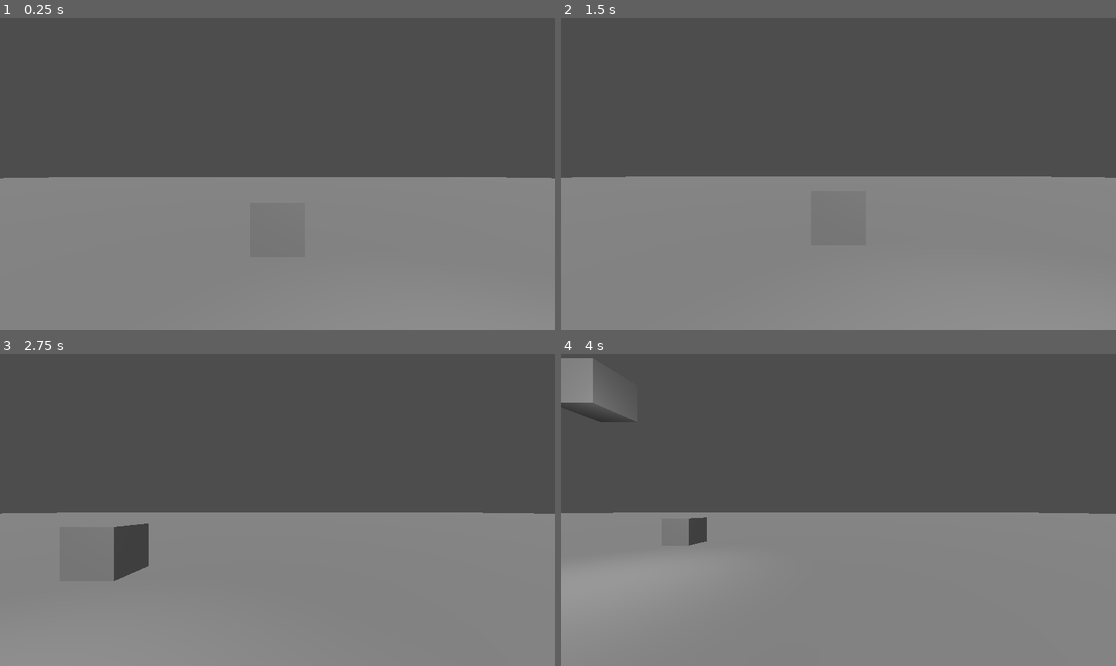
Above: before the commit, frames 1-4 (two rows, left to right).
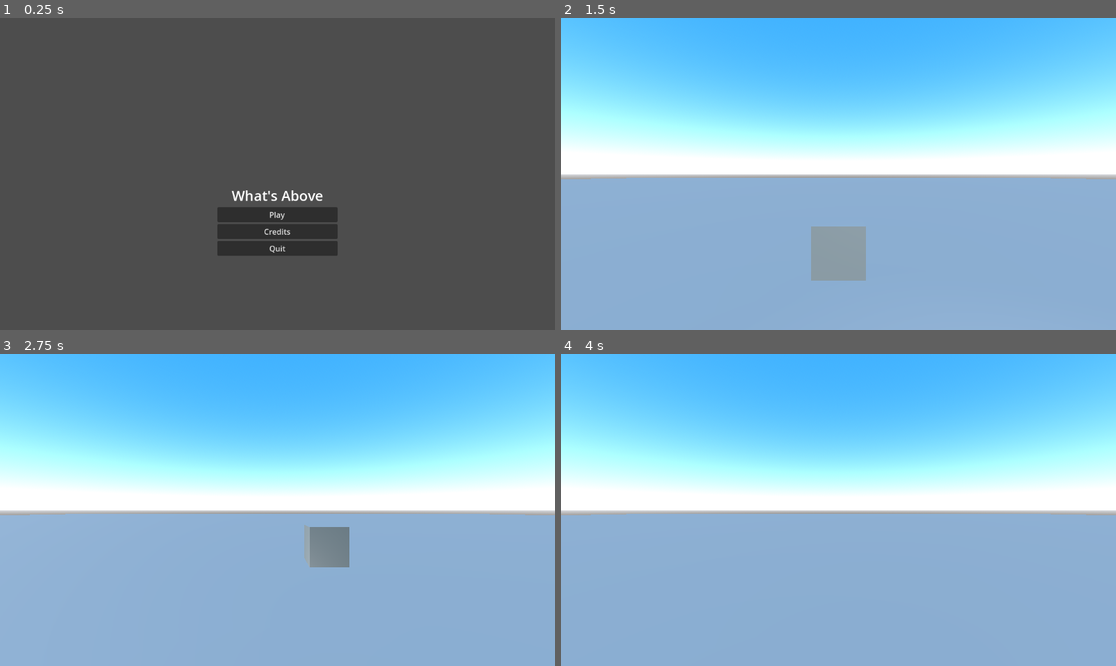
Above: after the commit, the same moments.

Repository: avndreas/March-of-the-Saints
Game: Godot game, scene res://globals/universe/universe.tscn
Same seed, same stepped clock (60 frames per second), same inputs: the game is played once before the commit and once after it. Before the commit the project starts from res://levels/test level.tscn.
Inputs (mouse positions are in pixels of both pictures, inside the frame that each line leads up to):
- Up to frame 1 (0.25 s): no input
- Up to frame 2 (1.5 s): click (838, 230) at 0.5 s, where only the run after the commit has a clickable "Credits"; click (838, 214) at 1.25 s, where only the run after the commit has a clickable "Play"
- Up to frame 3 (2.75 s): tap Enter (ui_accept) at 2 s; hold D (move_right) from 2.03 s (still down); hold J (look_left) from 2.03 s (still down); tap Space (jump, bound only after the commit) at 2.27, 2.57 s; tap L (look_right) at 2.3 s
- Up to frame 4 (4 s): release D (move_right) at 2.78 s; release J (look_left) at 2.78 s; hold S (move_backwards) 2.78-3.53 s; tap L (look_right) at 2.85 s; tap Space (jump, bound only after the commit) at 3.02, 3.32 s; tap Enter (ui_accept) at 3.05, 3.6 s; hold D (move_right) from 3.53 s (still down); hold Shift (sprint, bound only after the commit) from 3.53 s (still down)

The runs differ from the first frame. In frame 1, 49% of the frame differs, in the area x 0-100%, y 51-100%; in frame 2, 100%, in the area x 0-100%, y 0-100%; in frame 3, 99%; in frame 4, 100%.

Commit message:
Did a lot
don't worry about it

Diff:
--- /dev/null
+++ b/entities/block_spawner.gd
@@ -0,0 +1,33 @@
+extends Node3D
+
+@onready var block1 = preload("res://entities/blocks/block_1/block_1.tscn")
+@onready var block2 = preload("res://entities/blocks/block_2/block_2.tscn")
+@onready var armisael = preload("res://entities/blocks/armisael/armisael.tscn")
+@onready var player: CharacterBody3D = $"../Player"
+@onready var blocks = [block1, block2, armisael]
+
+const XMIN = -50.0
+const ZMIN = -50.0
+const XMAX = 50.0
+const ZMAX = 50.0
+
+# Called when the node enters the scene tree for the first time.
+func _ready() -> void:
+	pass # Replace with function body.
+
+
+# Called every frame. 'delta' is the elapsed time since the previous frame.
+func _process(delta: float) -> void:
+	pass
+
+
+func _on_timer_timeout() -> void:
+	var rng = RandomNumberGenerator.new()
+	var blockInstance = rng.randi_range(0, blocks.size() - 1)
+	var block = blocks[blockInstance].instantiate()
+	var playerPos = player.global_position
+
+	var randX = rng.randi_range(XMIN + playerPos.x, XMAX + playerPos.x)
+	var randZ = rng.randi_range(ZMIN + playerPos.z, ZMAX + playerPos.z)
+	block.translate(Vector3(randX, 0.0, randZ))
+	get_parent().get_node("BlockSpawnerLocation").add_child(block)
--- /dev/null
+++ b/entities/block_spawner.tscn
@@ -0,0 +1,14 @@
+[gd_scene load_steps=2 format=3 uid="uid://dgijb1dn5pnem"]
+
+[ext_resource type="Script" path="res://entities/block_spawner.gd" id="1_svw4u"]
+
+[node name="BlockSpawner" type="Node3D"]
+script = ExtResource("1_svw4u")
+
+[node name="Timer" type="Timer" parent="."]
+wait_time = 0.75
+autostart = true
+
+[node name="DisappearTimer" type="Timer" parent="."]
+
+[connection signal="timeout" from="Timer" to="." method="_on_timer_timeout"]
--- /dev/null
+++ b/entities/blocks/armisael/armisael.tscn
@@ -0,0 +1,58 @@
+[gd_scene load_steps=7 format=3 uid="uid://dx7j5xxufije7"]
+
+[ext_resource type="PackedScene" uid="uid://c7l4e6cbgx11x" path="res://entities/blocks/armisael/Armisael.glb" id="1_6limd"]
+[ext_resource type="Script" path="res://entities/blocks/block.gd" id="1_a13wd"]
+
+[sub_resource type="BoxShape3D" id="BoxShape3D_yrccn"]
+size = Vector3(16, 16, 64)
+
+[sub_resource type="BoxShape3D" id="BoxShape3D_gd8sm"]
+size = Vector3(16, 16, 64)
+
+[sub_resource type="BoxShape3D" id="BoxShape3D_ugs7m"]
+size = Vector3(16, 16, 16)
+
+[sub_resource type="BoxShape3D" id="BoxShape3D_gw7xs"]
+size = Vector3(32, 16, 16)
+
+[node name="Armisael" type="Node3D"]
+script = ExtResource("1_a13wd")
+
+[node name="RigidBody3D" type="RigidBody3D" parent="."]
+
+[node name="Armisael2" parent="RigidBody3D" instance=ExtResource("1_6limd")]
+transform = Transform3D(8, 0, 0, 0, 8, 0, 0, 0, 8, 0, 0, 0)
+
+[node name="CollisionShape3D" type="CollisionShape3D" parent="RigidBody3D"]
+transform = Transform3D(1, 0, 0, 0, 1, 0, 0, 0, 1, 0, 0, -24)
+shape = SubResource("BoxShape3D_yrccn")
+
+[node name="CollisionShape3D2" type="CollisionShape3D" parent="RigidBody3D"]
+transform = Transform3D(1, 0, 0, 0, 1, 0, 0, 0, 1, 48, 0, -24)
+shape = SubResource("BoxShape3D_gd8sm")
+
+[node name="CollisionShape3D3" type="CollisionShape3D" parent="RigidBody3D"]
+transform = Transform3D(1, 0, 0, 0, 1, 0, 0, 0, 1, 16, 0, 16)
+shape = SubResource("BoxShape3D_ugs7m")
+
+[node name="CollisionShape3D4" type="CollisionShape3D" parent="RigidBody3D"]
+transform = Transform3D(1, 0, 0, 0, 1, 0, 0, 0, 1, -16, 0, -32)
+shape = SubResource("BoxShape3D_ugs7m")
+
+[node name="CollisionShape3D5" type="CollisionShape3D" parent="RigidBody3D"]
+transform = Transform3D(1, 0, 0, 0, 1, 0, 0, 0, 1, 64, 0, -16)
+shape = SubResource("BoxShape3D_ugs7m")
+
+[node name="CollisionShape3D6" type="CollisionShape3D" parent="RigidBody3D"]
+transform = Transform3D(1, 0, 0, 0, 1, 0, 0, 0, 1, 32, 0, -64)
+shape = SubResource("BoxShape3D_ugs7m")
+
+[node name="CollisionShape3D7" type="CollisionShape3D" parent="RigidBody3D"]
+transform = Transform3D(1, 0, 0, 0, 1, 0, 0, 0, 1, 24, 0, 0)
+shape = SubResource("BoxShape3D_gw7xs")
+
+[node name="CollisionShape3D8" type="CollisionShape3D" parent="RigidBody3D"]
+transform = Transform3D(1, 0, 0, 0, 1, 0, 0, 0, 1, 24, 0, -48)
+shape = SubResource("BoxShape3D_gw7xs")
+
+[connection signal="body_shape_entered" from="RigidBody3D" to="." method="_on_rigid_body_3d_body_shape_entered"]
--- /dev/null
+++ b/entities/blocks/block.gd
@@ -0,0 +1,22 @@
+extends Node
+
+
+@onready var player: CharacterBody3D = $Player
+@onready var game_over = load("res://ui/main menu/GameOver.tscn")
+
+# Called when the node enters the scene tree for the first time.
+func _ready() -> void:
+	get_node("RigidBody3D").set_contact_monitor(true)
+	get_node("RigidBody3D").set_max_contacts_reported(10)
+
+# Called every frame. 'delta' is the elapsed time since the previous frame.
+func _process(delta: float) -> void:
+	pass
+
+
+func _on_rigid_body_3d_body_shape_entered(body_rid: RID, body: Node, body_shape_index: int, local_shape_index: int) -> void:
+	if body.name.match("Player"):
+		Universe.switch_scene(4)
+	else:
+		await get_tree().create_timer(2.5).timeout
+		queue_free()
--- /dev/null
+++ b/entities/blocks/block_1/block_1.tscn
@@ -0,0 +1,22 @@
+[gd_scene load_steps=4 format=3 uid="uid://cv47bs1n2q62s"]
+
+[ext_resource type="Script" path="res://entities/blocks/block.gd" id="1_xillw"]
+
+[sub_resource type="BoxShape3D" id="BoxShape3D_t7src"]
+size = Vector3(8, 8, 8)
+
+[sub_resource type="BoxMesh" id="BoxMesh_c6qu3"]
+size = Vector3(8, 8, 8)
+
+[node name="Block1" type="Node3D"]
+script = ExtResource("1_xillw")
+
+[node name="RigidBody3D" type="RigidBody3D" parent="."]
+
+[node name="CollisionShape3D" type="CollisionShape3D" parent="RigidBody3D"]
+shape = SubResource("BoxShape3D_t7src")
+
+[node name="MeshInstance3D" type="MeshInstance3D" parent="RigidBody3D"]
+mesh = SubResource("BoxMesh_c6qu3")
+
+[connection signal="body_shape_entered" from="RigidBody3D" to="." method="_on_rigid_body_3d_body_shape_entered"]
--- /dev/null
+++ b/entities/blocks/block_2/block_2.tscn
@@ -0,0 +1,22 @@
+[gd_scene load_steps=4 format=3 uid="uid://md6pb7dclgx2"]
+
+[ext_resource type="Script" path="res://entities/blocks/block.gd" id="1_1g0bc"]
+
+[sub_resource type="BoxShape3D" id="BoxShape3D_t7src"]
+size = Vector3(24, 8, 8)
+
+[sub_resource type="BoxMesh" id="BoxMesh_c6qu3"]
+size = Vector3(24, 8, 8)
+
+[node name="Block2" type="Node3D"]
+script = ExtResource("1_1g0bc")
+
+[node name="RigidBody3D" type="RigidBody3D" parent="."]
+
+[node name="CollisionShape3D" type="CollisionShape3D" parent="RigidBody3D"]
+shape = SubResource("BoxShape3D_t7src")
+
+[node name="MeshInstance3D" type="MeshInstance3D" parent="RigidBody3D"]
+mesh = SubResource("BoxMesh_c6qu3")
+
+[connection signal="body_shape_entered" from="RigidBody3D" to="." method="_on_rigid_body_3d_body_shape_entered"]
--- a/entities/character_body_3d.gd
+++ b/entities/character_body_3d.gd
@@ -2,28 +2,36 @@
 
 @onready var player: Node3D = $".."
 
-const SPEED = 5.0
-const JUMP_VELOCITY = 4.5
+const SPEED = 8.0
+const SPRINT = 16.0
+const JUMP_VELOCITY = 9
 
 
 func _physics_process(delta: float) -> void:
+	var speed = SPEED
 	# Add the gravity.
 	if not is_on_floor():
 		velocity += get_gravity() * delta
 
 	## Handle jump.
-	#if Input.is_action_just_pressed("ui_accept") and is_on_floor():
-		#velocity.y = JUMP_VELOCITY
+	if Input.is_action_just_pressed("jump") and is_on_floor():
+		velocity.y = JUMP_VELOCITY
+
+	if Input.is_action_pressed("sprint"):
+		speed = SPRINT
+
+	if Input.is_action_just_released("sprint"):
+		speed = SPEED
 
 	# Get the input direction and handle the movement/deceleration.
 	# As good practice, you should replace UI actions with custom gameplay actions.
 	var input_dir := Input.get_vector("move_left", "move_right", "move_forwards", "move_backwards")
 	var direction := (transform.basis * Vector3(input_dir.x, 0, input_dir.y)).normalized()
 	if direction:
-		velocity.x = direction.x * SPEED
-		velocity.z = direction.z * SPEED
+		velocity.x = direction.x * speed
+		velocity.z = direction.z * speed
 	else:
-		velocity.x = move_toward(velocity.x, 0, SPEED)
-		velocity.z = move_toward(velocity.z, 0, SPEED)
+		velocity.x = move_toward(velocity.x, 0, speed)
+		velocity.z = move_toward(velocity.z, 0, speed)
 
 	move_and_slide()
--- a/entities/head.gd
+++ b/entities/head.gd
@@ -13,7 +13,7 @@
 
 # Called every frame. 'delta' is the elapsed time since the previous frame.
 func _process(delta: float) -> void:
-	var lerpWeight = delta * 12.0
+	var lerpWeight = delta * 15.0
 
 	if Input.is_action_pressed("look_up"):
 		head.rotation.x = lerp_angle(head.rotation.x, PI * 0.5, lerpWeight)
@@ -27,6 +27,14 @@
 		head.rotation.x = lerp_angle(head.rotation.x, -PI * 0.20, lerpWeight)
 		head.rotation.y = lerp_angle(head.rotation.y, -PI * 0.15, lerpWeight)
 		head.rotation.z = lerp_angle(head.rotation.z, 0.0, lerpWeight)
+	elif Input.is_action_pressed("look_left"):
+		head.rotation.x = lerp_angle(head.rotation.x, 0.0, lerpWeight)
+		head.rotation.y = lerp_angle(head.rotation.y, PI * 0.5, lerpWeight)
+		head.rotation.z = lerp_angle(head.rotation.z, 0.0, lerpWeight)
+	elif Input.is_action_pressed("look_right"):
+		head.rotation.x = lerp_angle(head.rotation.x, 0.0, lerpWeight)
+		head.rotation.y = lerp_angle(head.rotation.y, -PI * 0.5, lerpWeight)
+		head.rotation.z = lerp_angle(head.rotation.z, 0.0, lerpWeight)
 	else:
 		head.rotation.x = lerp_angle(head.rotation.x, 0.0, lerpWeight)
 		head.rotation.y = lerp_angle(head.rotation.y, 0.0, lerpWeight)
--- a/entities/player.tscn
+++ b/entities/player.tscn
@@ -4,24 +4,24 @@
 [ext_resource type="Script" path="res://entities/head.gd" id="2_0jefw"]
 
 [sub_resource type="CapsuleShape3D" id="CapsuleShape3D_rhd7d"]
-height = 1.8
+height = 2.4
 
 [sub_resource type="CapsuleMesh" id="CapsuleMesh_tahbg"]
-height = 1.8
+height = 2.4
 
 [node name="Player" type="CharacterBody3D"]
 script = ExtResource("1_35j7g")
 
-[node name="CollisionShape3D" type="CollisionShape3D" parent="."]
-transform = Transform3D(1, 0, 0, 0, 1, 0, 0, 0, 1, 0, 0.9, 0)
+[node name="CollisionShape3D" type="CollisionShape3D" parent="." groups=["player"]]
+transform = Transform3D(1, 0, 0, 0, 1, 0, 0, 0, 1, 0, 1.2, 0)
 shape = SubResource("CapsuleShape3D_rhd7d")
 
 [node name="MeshInstance3D" type="MeshInstance3D" parent="."]
-transform = Transform3D(1, 0, 0, 0, 1, 0, 0, 0, 1, 0, 0.9, 0)
+transform = Transform3D(1, 0, 0, 0, 1, 0, 0, 0, 1, 0, 1.2, 0)
 mesh = SubResource("CapsuleMesh_tahbg")
 
 [node name="Head" type="Node3D" parent="."]
-transform = Transform3D(1, 0, 0, 0, 1, 0, 0, 0, 1, 0, 1.30525, 0)
+transform = Transform3D(1, 0, 0, 0, 1, 0, 0, 0, 1, 0, 1.96212, 0)
 script = ExtResource("2_0jefw")
 
 [node name="Camera3D" type="Camera3D" parent="Head"]
--- /dev/null
+++ b/globals/universe/universe.gd
@@ -0,0 +1,61 @@
+extends Node3D
+
+@onready var universe: Node3D = $"."
+@onready var timer_component: Timer = $TimerComponent
+
+@onready var this_scene = load("res://scenes/universe/universe.tscn")
+#@onready var main_menu_scene = load("res://menus/title/MainMenu.tscn")
+@onready var main_menu_scene = load("res://ui/main menu/MainMenu.tscn")
+@onready var level_one = load("res://scenes/overworld/main_level.tscn")
+@onready var test_level = load("res://levels/test level.tscn")
+@onready var game_over = load("res://ui/main menu/GameOver.tscn")
+#@onready var credits = load("res://menus/title/Credits.tscn")
+#@onready var opening_cutscene: = load("res://scenes/opening_cutscene.tscn")
+
+@onready var current_level = -1
+@onready var current_scene: Node
+
+
+# Called when the node enters the scene tree for the first time.
+func _ready() -> void:
+	get_tree().change_scene_to_packed(main_menu_scene)
+
+
+
+# Called every frame. 'delta' is the elapsed time since the previous frame.
+func _process(delta: float) -> void:
+	if (get_tree().current_scene != null):
+		current_scene = get_tree().current_scene
+	#print(get_tree().current_scene)
+	#pass
+
+func switch_scene(sceneNo: int):
+	match sceneNo:
+		0:
+			current_level = 0
+			#get_tree().change_scene_to_packed(opening_cutscene)
+		1:
+			current_level = 1
+			get_tree().change_scene_to_packed(main_menu_scene)
+		2:
+			current_level = 2
+			get_tree().change_scene_to_packed(test_level)
+		3:
+			current_level = 3
+			#get_tree().change_scene_to_packed(credits)
+		4:
+			current_level = 4
+			get_tree().change_scene_to_packed(game_over)
+
+#func start_timer(seconds: float):
+	#timer_component.start(seconds)
+#
+#func get_time_left():
+	#if !timer_component.is_stopped():
+		#return timer_component.time_left
+	#else:
+		#return 0.0
+#
+#
+#func _on_timer_component_timeout() -> void:
+	#pass
--- /dev/null
+++ b/globals/universe/universe.tscn
@@ -0,0 +1,8 @@
+[gd_scene load_steps=2 format=3 uid="uid://ybs72j611bwu"]
+
+[ext_resource type="Script" path="res://globals/universe/universe.gd" id="1_d1y0f"]
+
+[node name="Universe" type="Node3D"]
+script = ExtResource("1_d1y0f")
+
+[node name="TimerComponent" type="Timer" parent="."]
--- /dev/null
+++ b/levels/floor_rigid_body.gd
@@ -0,0 +1,12 @@
+extends RigidBody3D
+
+
+# Called when the node enters the scene tree for the first time.
+func _ready() -> void:
+	pass
+	#set_contact_monitor(true)
+
+
+# Called every frame. 'delta' is the elapsed time since the previous frame.
+func _process(delta: float) -> void:
+	pass
--- /dev/null
+++ b/levels/floor_static_body.gd
@@ -0,0 +1,11 @@
+extends StaticBody3D
+
+
+# Called when the node enters the scene tree for the first time.
+func _ready() -> void:
+	set_contact_monitor(true)
+
+
+# Called every frame. 'delta' is the elapsed time since the previous frame.
+func _process(delta: float) -> void:
+	pass
--- a/levels/test level.tscn
+++ b/levels/test level.tscn
@@ -1,8 +1,7 @@
-[gd_scene load_steps=5 format=3 uid="uid://dc5x1pdxivu86"]
+[gd_scene load_steps=10 format=3 uid="uid://dc5x1pdxivu86"]
 
 [ext_resource type="PackedScene" uid="uid://b2dltxvlqt0ut" path="res://entities/player.tscn" id="1_5rabh"]
-
-[sub_resource type="BoxMesh" id="BoxMesh_c1yfu"]
+[ext_resource type="PackedScene" uid="uid://dgijb1dn5pnem" path="res://entities/block_spawner.tscn" id="2_o3sg7"]
 
 [sub_resource type="BoxShape3D" id="BoxShape3D_41dx2"]
 size = Vector3(200, 1, 200)
@@ -10,10 +9,52 @@
 [sub_resource type="BoxMesh" id="BoxMesh_f1rjo"]
 size = Vector3(200, 1, 200)
 
+[sub_resource type="BoxMesh" id="BoxMesh_c1yfu"]
+
+[sub_resource type="ProceduralSkyMaterial" id="ProceduralSkyMaterial_cvwou"]
+sky_top_color = Color(0.125347, 0.373532, 0.702771, 1)
+sky_horizon_color = Color(0.682445, 0.769326, 0.824697, 1)
+sky_energy_multiplier = 1.35
+
+[sub_resource type="Sky" id="Sky_e5opn"]
+sky_material = SubResource("ProceduralSkyMaterial_cvwou")
+process_mode = 1
+
+[sub_resource type="Environment" id="Environment_b2sct"]
+background_mode = 2
+background_energy_multiplier = 1.35
+sky = SubResource("Sky_e5opn")
+ambient_light_source = 3
+ambient_light_color = Color(0.546595, 0.914218, 0.986374, 1)
+
+[sub_resource type="GDScript" id="GDScript_w71wf"]
+script/source = "extends Node3D
+
+
+# Called when the node enters the scene tree for the first time.
+func _ready() -> void:
+	pass # Replace with function body.
+
+
+# Called every frame. 'delta' is the elapsed time since the previous frame.
+func _process(delta: float) -> void:
+	pass
+"
+
 [node name="TestLevel" type="Node3D"]
 
 [node name="Player" parent="." instance=ExtResource("1_5rabh")]
-transform = Transform3D(1, 0, 0, 0, 1, 0, 0, 0, 1, 0, 1, 0)
+transform = Transform3D(1, 0, 0, 0, 1, 0, 0, 0, 1, 0, 0.5, 0)
+
+[node name="StaticBody3D" type="StaticBody3D" parent="Player"]
+transform = Transform3D(1, 0, 0, 0, 1, 0, 0, 0, 1, 0, -0.5, 0)
+
+[node name="CollisionShape3D" type="CollisionShape3D" parent="Player/StaticBody3D"]
+shape = SubResource("BoxShape3D_41dx2")
+
+[node name="Floor" type="MeshInstance3D" parent="Player/StaticBody3D/CollisionShape3D"]
+mesh = SubResource("BoxMesh_f1rjo")
+skeleton = NodePath("../../../..")
 
 [node name="Cube" type="MeshInstance3D" parent="."]
 transform = Transform3D(1, 0, 0, 0, 1, 0, 0, 0, 1, 0, 0.994511, -4.23365)
@@ -26,14 +67,18 @@
 [node name="DirectionalLight3D" type="DirectionalLight3D" parent="."]
 transform = Transform3D(0.957286, 0.236959, 0.165694, -0.27542, 0.572832, 0.772015, 0.0880213, -0.784674, 0.613628, 0, 8.29163, 0)
 
-[node name="StaticBody3D" type="StaticBody3D" parent="."]
-
-[node name="CollisionShape3D" type="CollisionShape3D" parent="StaticBody3D"]
-shape = SubResource("BoxShape3D_41dx2")
-
-[node name="Floor" type="MeshInstance3D" parent="StaticBody3D/CollisionShape3D"]
-mesh = SubResource("BoxMesh_f1rjo")
-skeleton = NodePath("../../..")
-
 [node name="OmniLight3D" type="OmniLight3D" parent="."]
 transform = Transform3D(1, 0, 0, 0, 1, 0, 0, 0, 1, 1.56575, 3.29754, 0)
+
+[node name="BlockSpawner" parent="." instance=ExtResource("2_o3sg7")]
+
+[node name="WorldEnvironment" type="WorldEnvironment" parent="."]
+environment = SubResource("Environment_b2sct")
+
+[node name="BlockSpawnerLocation" type="Node3D" parent="."]
+transform = Transform3D(1, 0, 0, 0, 1, 0, 0, 0, 1, 0, 100, 0)
+script = SubResource("GDScript_w71wf")
+
+[node name="Marker3D" type="Marker3D" parent="BlockSpawnerLocation"]
+transform = Transform3D(1, 0, 0, 0, 1, 0, 0, 0, 1, -9.37569, -65.6138, 0)
+gizmo_extents = 3.0
--- a/project.godot
+++ b/project.godot
@@ -11,9 +11,27 @@
 [application]
 
 config/name="What's Above"
-run/main_scene="res://levels/test level.tscn"
+run/main_scene="res://globals/universe/universe.tscn"
 config/features=PackedStringArray("4.3", "Forward Plus")
 config/icon="res://icon.svg"
+
+[autoload]
+
+Universe="*res://globals/universe/universe.tscn"
+
+[file_customization]
+
+folder_colors={
+"res://entities/": "red",
+"res://entities/blocks/": "orange",
+"res://globals/": "blue",
+"res://levels/": "purple",
+"res://ui/": "green"
+}
+
+[global_group]
+
+player=""
 
 [input]
 
@@ -66,3 +84,13 @@
 "events": [Object(InputEventKey,"resource_local_to_scene":false,"resource_name":"","device":-1,"window_id":0,"alt_press …(192 unchanged characters)…
 ]
 }
+jump={
+"deadzone": 0.5,
+"events": [Object(InputEventKey,"resource_local_to_scene":false,"resource_name":"","device":-1,"window_id":0,"alt_pressed":false,"shift_pressed":false,"ctrl_pressed":false,"meta_pressed":false,"pressed":false,"keycode":0,"physical_keycode":32,"key_label":0,"unicode":32,"location":0,"echo":false,"script":null)
+]
+}
+sprint={
+"deadzone": 0.5,
+"events": [Object(InputEventKey,"resource_local_to_scene":false,"resource_name":"","device":-1,"window_id":0,"alt_pressed":false,"shift_pressed":false,"ctrl_pressed":false,"meta_pressed":false,"pressed":false,"keycode":0,"physical_keycode":4194325,"key_label":0,"unicode":0,"location":0,"echo":false,"script":null)
+]
+}
--- /dev/null
+++ b/ui/main menu/GameOver.tscn
@@ -0,0 +1,53 @@
+[gd_scene load_steps=2 format=3 uid="uid://pjkrkcouvgpj"]
+
+[ext_resource type="Script" path="res://ui/main menu/main_menu.gd" id="1_ckujp"]
+
+[node name="MainMenu" type="Control"]
+layout_mode = 3
+anchors_preset = 15
+anchor_right = 1.0
+anchor_bottom = 1.0
+grow_horizontal = 2
+grow_vertical = 2
+size_flags_horizontal = 4
+size_flags_vertical = 4
+script = ExtResource("1_ckujp")
+
+[node name="CenterContainer" type="CenterContainer" parent="."]
+layout_mode = 1
+anchors_preset = 15
+anchor_right = 1.0
+anchor_bottom = 1.0
+offset_top = 2.0
+grow_horizontal = 2
+grow_vertical = 2
+
+[node name="VBoxContainer" type="VBoxContainer" parent="CenterContainer"]
+custom_minimum_size = Vector2(250, 200)
+layout_mode = 2
+alignment = 1
+
+[node name="Label" type="Label" parent="CenterContainer/VBoxContainer"]
+layout_mode = 2
+theme_override_font_sizes/font_size = 29
+text = "You died"
+horizontal_alignment = 1
+
+[node name="Retry" type="Button" parent="CenterContainer/VBoxContainer"]
+unique_name_in_owner = true
+layout_mode = 2
+text = "Retry"
+
+[node name="Menu" type="Button" parent="CenterContainer/VBoxContainer"]
+unique_name_in_owner = true
+layout_mode = 2
+text = "Menu"
+
+[node name="Quit" type="Button" parent="CenterContainer/VBoxContainer"]
+unique_name_in_owner = true
+layout_mode = 2
+text = "Quit"
+
+[connection signal="pressed" from="CenterContainer/VBoxContainer/Retry" to="." method="_on_play_pressed"]
+[connection signal="pressed" from="CenterContainer/VBoxContainer/Menu" to="." method="_on_credits_pressed"]
+[connection signal="pressed" from="CenterContainer/VBoxContainer/Quit" to="." method="_on_quit_pressed"]
--- /dev/null
+++ b/ui/main menu/MainMenu.tscn
@@ -0,0 +1,53 @@
+[gd_scene load_steps=2 format=3 uid="uid://jy7jx2xayf14"]
+
+[ext_resource type="Script" path="res://ui/main menu/main_menu.gd" id="1_mi82w"]
+
+[node name="MainMenu" type="Control"]
+layout_mode = 3
+anchors_preset = 15
+anchor_right = 1.0
+anchor_bottom = 1.0
+grow_horizontal = 2
+grow_vertical = 2
+size_flags_horizontal = 4
+size_flags_vertical = 4
+script = ExtResource("1_mi82w")
+
+[node name="CenterContainer" type="CenterContainer" parent="."]
+layout_mode = 1
+anchors_preset = 15
+anchor_right = 1.0
+anchor_bottom = 1.0
+offset_top = 196.0
+grow_horizontal = 2
+grow_vertical = 2
+
+[node name="VBoxContainer" type="VBoxContainer" parent="CenterContainer"]
+custom_minimum_size = Vector2(250, 200)
+layout_mode = 2
+alignment = 1
+
+[node name="Label" type="Label" parent="CenterContainer/VBoxContainer"]
+layout_mode = 2
+theme_override_font_sizes/font_size = 29
+text = "What's Above"
+horizontal_alignment = 1
+
+[node name="Play" type="Button" parent="CenterContainer/VBoxContainer"]
+unique_name_in_owner = true
+layout_mode = 2
+text = "Play"
+
+[node name="Credits" type="Button" parent="CenterContainer/VBoxContainer"]
+unique_name_in_owner = true
+layout_mode = 2
+text = "Credits"
+
+[node name="Quit" type="Button" parent="CenterContainer/VBoxContainer"]
+unique_name_in_owner = true
+layout_mode = 2
+text = "Quit"
+
+[connection signal="pressed" from="CenterContainer/VBoxContainer/Play" to="." method="_on_play_pressed"]
+[connection signal="pressed" from="CenterContainer/VBoxContainer/Credits" to="." method="_on_credits_pressed"]
+[connection signal="pressed" from="CenterContainer/VBoxContainer/Quit" to="." method="_on_quit_pressed"]
--- /dev/null
+++ b/ui/main menu/main_menu.gd
@@ -0,0 +1,33 @@
+extends Control
+
+@onready var play: Button = %Play
+@onready var options: Button = %Options
+@onready var credits: Button = %Credits
+@onready var quit: Button = %Quit
+
+# Called when the node enters the scene tree for the first time.
+func _ready() -> void:
+	pass # Replace with function body.
+
+
+# Called every frame. 'delta' is the elapsed time since the previous frame.
+func _process(delta: float) -> void:
+	pass
+
+
+func _on_play_pressed() -> void:
+	#await get_tree().create_timer(20).timeout
+	print("Pressed play")
+	Universe.switch_scene(2)
+
+
+#func _on_options_pressed() -> void:
+	#pass # Replace with function body.
+#
+#
+func _on_credits_pressed() -> void:
+	Universe.switch_scene(3)
+
+
+func _on_quit_pressed() -> void:
+	get_tree().quit()
Binary file added: entities/blocks/armisael/Armisael.glb
Not shown, added: entities/blocks/armisael/Armisael.glb.import
Not shown, added: levels/tes3CC4.tmp
